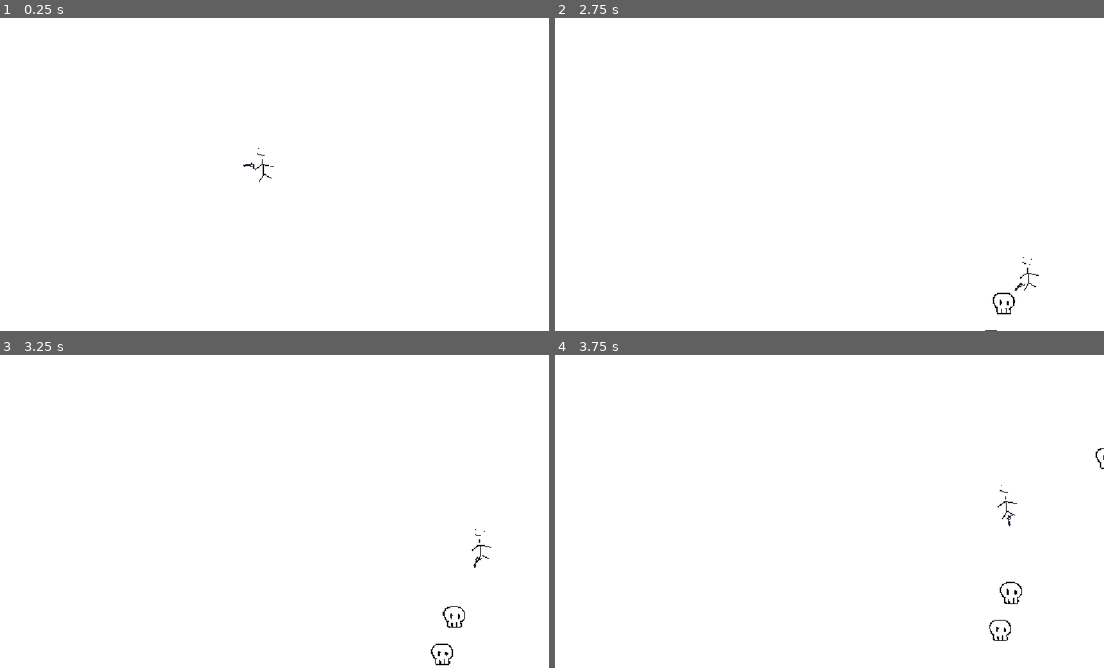
Above: before the commit, frames 1-4 (two rows, left to right).
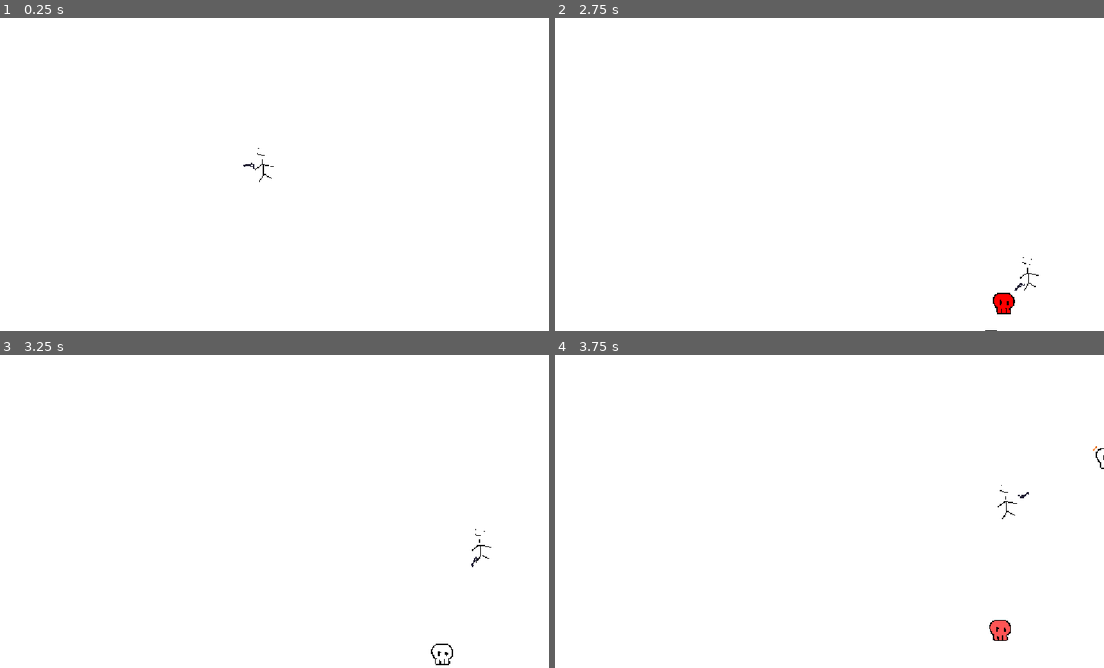
Above: after the commit, the same moments.

Repository: xjamal21/bullet-heaven-game-
Game: Godot game, scene res://tscnfiles/main_game.tscn
Two runs of this game, one before a commit and one after it. Both use one fixed random seed, a clock stepped at 60 frames per second and the inputs below.
Inputs:
- Up to frame 1 (0.25 s): no input
- Up to frame 2 (2.75 s): tap Enter at 0.5 s; hold D (move_right) 0.53-1.28 s; tap Space at 1.25 s; hold S (move_down) 1.28-2.03 s; hold D (move_right) from 2.03 s (still down)
- Up to frame 3 (3.25 s): release D (move_right) at 2.78 s; hold W (move_up) from 2.78 s (still down)
- Up to frame 4 (3.75 s): release W (move_up) at 3.53 s; hold A (move_left) from 3.53 s (still down)

Frame 1 is identical in both runs. In frame 2, 0.2% of the frame differs, in the area x 80-84%, y 88-95%; in frame 3, less than 0.1%; in frame 4, 0.3%, in the area x 79-99%, y 29-92%.

Commit message:
game logic
testing enemy hurt effects and added basic weapon mechanic

Diff:
--- /dev/null
+++ b/bullets.gd
@@ -0,0 +1,20 @@
+extends Area2D
+
+var travelled_distance = 0
+
+func _physics_process(delta: float) -> void:
+	const SPEED = 1000
+
+	var direction = Vector2.RIGHT.rotated(rotation)
+	global_position += direction * SPEED * -delta
+
+	travelled_distance += SPEED * delta
+
+	if travelled_distance > 1000:
+		queue_free()
+
+
+func _on_body_entered(body: Node2D) -> void:
+	queue_free()
+	if body.has_method("take_damage"):
+		body.take_damage()
--- a/gdscripts/enemies.gd
+++ b/gdscripts/enemies.gd
@@ -1,4 +1,6 @@
 extends CharacterBody2D
+
+var health = 3
 
 var player
 
@@ -9,3 +11,12 @@
 	var direction = global_position.direction_to(player.global_position)
 	velocity = direction * 100.0
 	move_and_slide()
+
+func take_damage():
+
+	health -= 1
+
+	if health == 0:
+		queue_free()
+	else:
+		$AnimatedSprite2D.play("hurt")
--- /dev/null
+++ b/tscnfiles/bullets.tscn
@@ -0,0 +1,25 @@
+[gd_scene format=3 uid="uid://brwfefgq2q72x"]
+
+[ext_resource type="Script" uid="uid://diytntw546v6u" path="res://bullets.gd" id="1_jgdlb"]
+[ext_resource type="Texture2D" uid="uid://kyvefwmqxjxq" path="res://assets/items/bullets.png" id="2_xwose"]
+
+[sub_resource type="RectangleShape2D" id="RectangleShape2D_5h11f"]
+size = Vector2(11.5, 5)
+
+[node name="Bullets" type="Area2D" unique_id=1326452645]
+top_level = true
+position = Vector2(29, -1)
+rotation = 3.2342792
+collision_layer = 0
+collision_mask = 3
+script = ExtResource("1_jgdlb")
+
+[node name="CollisionShape2D" type="CollisionShape2D" parent="." unique_id=1187958922]
+position = Vector2(-2.75, -0.5)
+shape = SubResource("RectangleShape2D_5h11f")
+
+[node name="Bullets" type="Sprite2D" parent="." unique_id=55108020]
+position = Vector2(0, -2)
+texture = ExtResource("2_xwose")
+
+[connection signal="body_entered" from="." to="." method="_on_body_entered"]
--- a/tscnfiles/enemies.tscn
+++ b/tscnfiles/enemies.tscn
@@ -2,16 +2,61 @@
 
 [ext_resource type="Script" uid="uid://cs3gtwdpighon" path="res://gdscripts/enemies.gd" id="1_17ah7"]
 [ext_resource type="Texture2D" uid="uid://bufkvdr8y01bx" path="res://assets/characters/placeholde-monster.png" id="1_gu34h"]
+[ext_resource type="Texture2D" uid="uid://bqn6hl4ytmh2d" path="res://assets/characters/damaged.png" id="2_17ah7"]
+
+[sub_resource type="AtlasTexture" id="AtlasTexture_3cna5"]
+atlas = ExtResource("2_17ah7")
+region = Rect2(1560, 0, 520, 520)
+
+[sub_resource type="AtlasTexture" id="AtlasTexture_fhwsm"]
+atlas = ExtResource("2_17ah7")
+region = Rect2(1560, 0, 520, 520)
+
+[sub_resource type="AtlasTexture" id="AtlasTexture_gi7fe"]
+atlas = ExtResource("2_17ah7")
+region = Rect2(1040, 0, 520, 520)
+
+[sub_resource type="AtlasTexture" id="AtlasTexture_m711g"]
+atlas = ExtResource("2_17ah7")
+region = Rect2(520, 0, 520, 520)
+
+[sub_resource type="AtlasTexture" id="AtlasTexture_6yu35"]
+atlas = ExtResource("2_17ah7")
+region = Rect2(0, 0, 520, 520)
+
+[sub_resource type="AtlasTexture" id="AtlasTexture_kf4gn"]
+atlas = ExtResource("1_gu34h")
+region = Rect2(0, 0, 520, 520)
 
 [sub_resource type="SpriteFrames" id="SpriteFrames_5h11f"]
 animations = [{
 "frames": [{
 "duration": 1.0,
-"texture": ExtResource("1_gu34h")
+"texture": SubResource("AtlasTexture_3cna5")
 }],
 "loop": 1,
 "name": &"default",
 "speed": 5.0
+}, {
+"frames": [{
+"duration": 1.0,
+"texture": SubResource("AtlasTexture_fhwsm")
+}, {
+"duration": 1.0,
+"texture": SubResource("AtlasTexture_gi7fe")
+}, {
+"duration": 1.0,
+"texture": SubResource("AtlasTexture_m711g")
+}, {
+"duration": 1.0,
+"texture": SubResource("AtlasTexture_6yu35")
+}, {
+"duration": 1.0,
+"texture": SubResource("AtlasTexture_kf4gn")
+}],
+"loop": 0,
+"name": &"hurt",
+"speed": 10.0
 }]
 
 [sub_resource type="CircleShape2D" id="CircleShape2D_bx8n8"]
@@ -25,6 +70,7 @@
 position = Vector2(3, 9.000002)
 scale = Vector2(0.1826923, 0.16346154)
 sprite_frames = SubResource("SpriteFrames_5h11f")
+animation = &"hurt"
 
 [node name="CollisionShape2D" type="CollisionShape2D" parent="." unique_id=14925968]
 position = Vector2(-3, 3)
--- a/tscnfiles/gun.gd
+++ b/tscnfiles/gun.gd
@@ -4,5 +4,14 @@
 	var enemies_range = get_overlapping_bodies()
 	if enemies_range.size() > 0:
 		var target = enemies_range.front()
-		print("Targeting enemy at: ", target.global_position)
 		look_at(target.global_position)
+
+func shoot():
+	const bullets = preload("res://tscnfiles/bullets.tscn")
+	var new_bullet = bullets.instantiate()
+	new_bullet.global_position = %ShootingPoint.global_position
+	new_bullet.global_rotation = %ShootingPoint.global_rotation
+	get_tree().root.add_child(new_bullet)
+
+func _on_timer_timeout() -> void:
+	shoot()
--- a/tscnfiles/gun.tscn
+++ b/tscnfiles/gun.tscn
@@ -7,6 +7,7 @@
 radius = 169.31923
 
 [node name="Gun" type="Area2D" unique_id=457516597]
+rotation = 6.2014146
 collision_layer = 0
 collision_mask = 2
 script = ExtResource("1_bhdt2")
@@ -26,5 +27,12 @@
 texture = ExtResource("1_csb3h")
 
 [node name="ShootingPoint" type="Marker2D" parent="Marker2D/Pistol" unique_id=1576464645]
+unique_name_in_owner = true
 position = Vector2(-8.692401, -1.1132722)
 rotation = -0.0991752
+
+[node name="Timer" type="Timer" parent="." unique_id=404930817]
+wait_time = 0.3
+autostart = true
+
+[connection signal="timeout" from="Timer" to="." method="_on_timer_timeout"]
--- /dev/null
+++ b/tscnfiles/mob_animation.tscn
@@ -0,0 +1,42 @@
+[gd_scene format=3 uid="uid://cjw38u45ohdrq"]
+
+[ext_resource type="Texture2D" uid="uid://bqn6hl4ytmh2d" path="res://assets/characters/damaged.png" id="1_sckf2"]
+
+[sub_resource type="AtlasTexture" id="AtlasTexture_mq4jd"]
+atlas = ExtResource("1_sckf2")
+region = Rect2(1560, 0, 520, 520)
+
+[sub_resource type="AtlasTexture" id="AtlasTexture_05vq6"]
+atlas = ExtResource("1_sckf2")
+region = Rect2(1040, 0, 520, 520)
+
+[sub_resource type="AtlasTexture" id="AtlasTexture_3gj46"]
+atlas = ExtResource("1_sckf2")
+region = Rect2(520, 0, 520, 520)
+
+[sub_resource type="AtlasTexture" id="AtlasTexture_n1p5p"]
+atlas = ExtResource("1_sckf2")
+region = Rect2(0, 0, 520, 520)
+
+[sub_resource type="SpriteFrames" id="SpriteFrames_5h11f"]
+animations = [{
+"frames": [{
+"duration": 1.0,
+"texture": SubResource("AtlasTexture_mq4jd")
+}, {
+"duration": 1.0,
+"texture": SubResource("AtlasTexture_05vq6")
+}, {
+"duration": 1.0,
+"texture": SubResource("AtlasTexture_3gj46")
+}, {
+"duration": 1.0,
+"texture": SubResource("AtlasTexture_n1p5p")
+}],
+"loop": 0,
+"name": &"default",
+"speed": 10.0
+}]
+
+[node name="MobAnimation" type="AnimatedSprite2D" unique_id=1419405417]
+sprite_frames = SubResource("SpriteFrames_5h11f")
--- /dev/null
+++ b/tscnfiles/slime_body_hurt.gd
@@ -0,0 +1,4 @@
+extends AnimatedSprite2D
+
+func play_hurt():
+	AnimatableBody2D
Binary file added: assets/characters/damaged.png
Not shown, added: assets/characters/damaged.png.import
Not shown, added: bullets.gd.uid
Not shown, added: tscnfiles/slime_body_hurt.gd.uid
